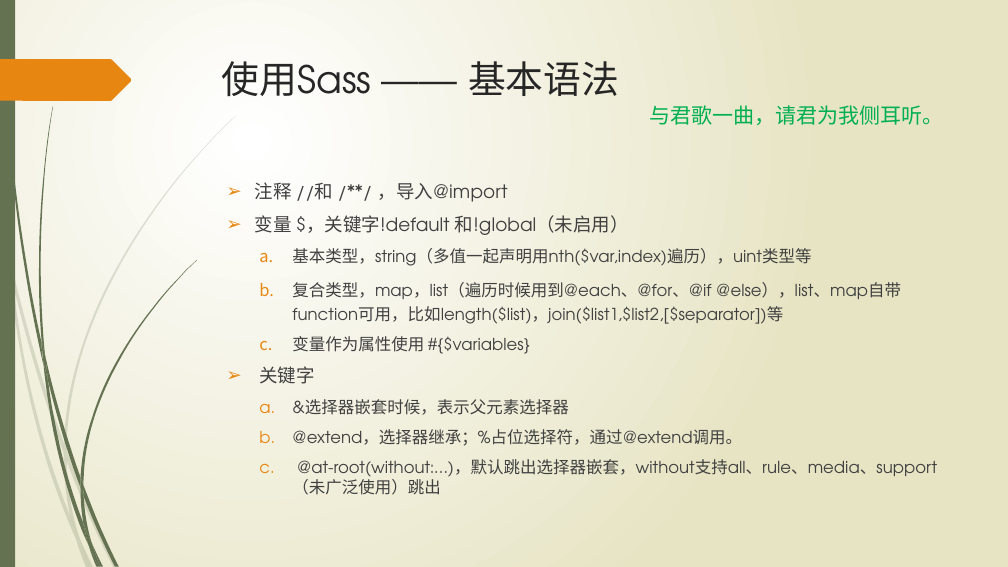
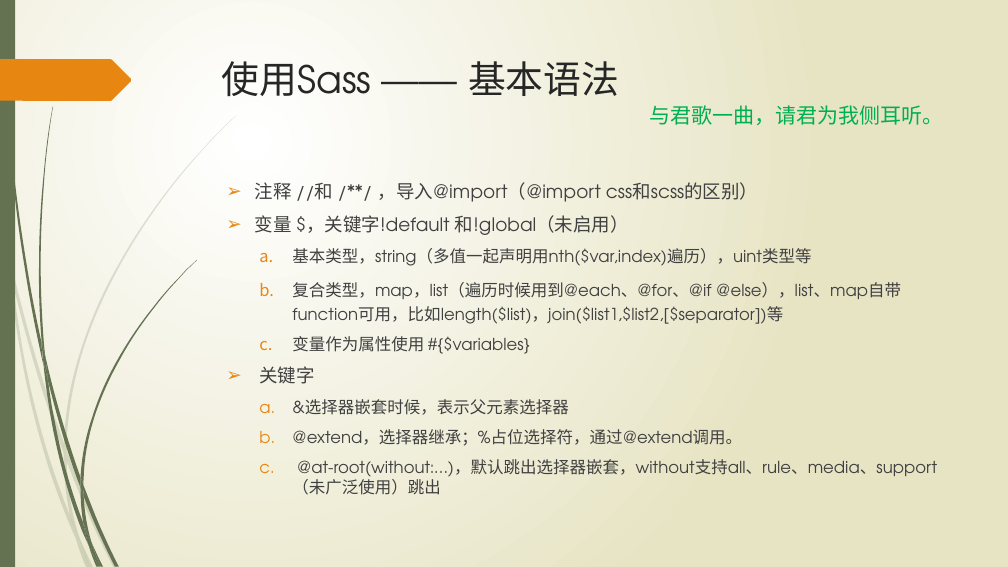
Before and after one commit to wangweihui/sassdemo, a slide deck: slide 7 of SASS愈行愈远.pptx. Drawn at 1008x567 pixels with LibreOffice and Linux fonts; fonts in the diff are those of the drawing. Boxes give left, top, right and bottom in pixels: in the first picture for what was removed or moved away, otherwise in the second. Text is boxed around its words. In the diff, an @@ line names an element or a change of style, - is before the commit and + after.

```diff
--- a/SASS愈行愈远.pptx
+++ b/SASS愈行愈远.pptx
@@ text at [255,182,758,202]: text changed @@
-➢ 注释 //和 /**/ ，导入@import
+➢ 注释 //和 /**/ ，导入@import（@import css和scss的区别）
```
